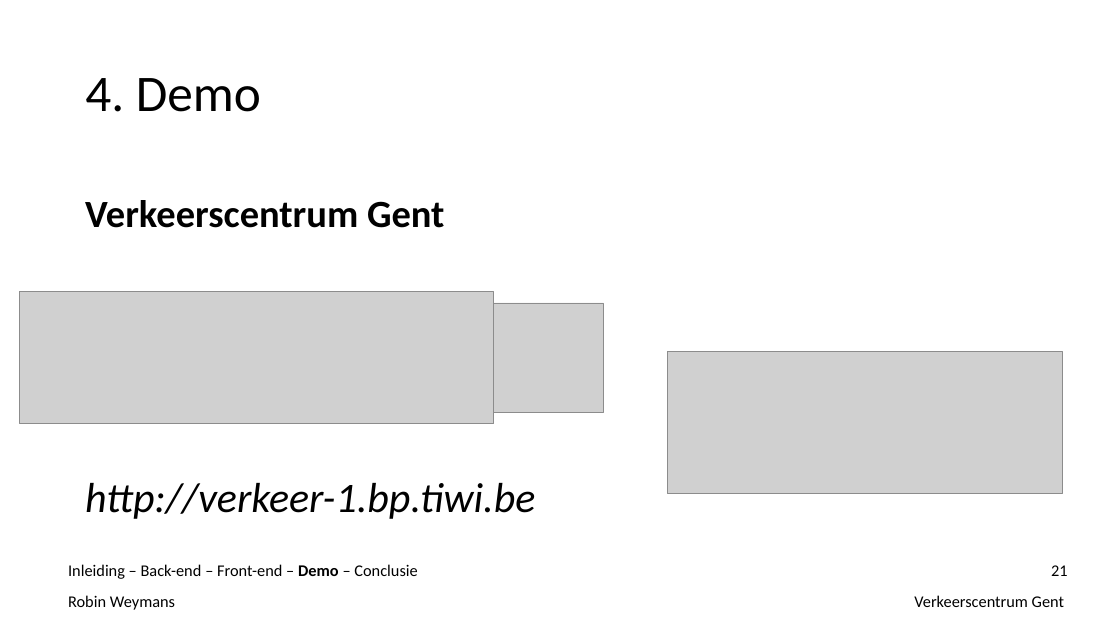
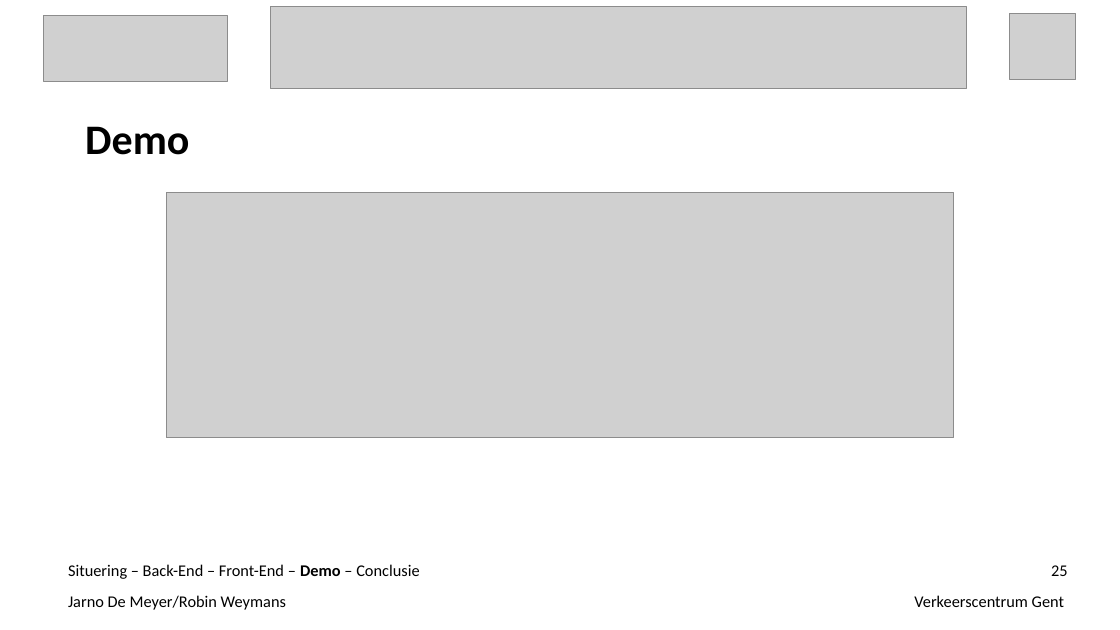
Before and after one commit to ghentlivinglab/Traffic-Travel-Time-Analyzer-1, a slide deck: slide 25 of Einddocumentatie/Presentatie.ppt (slide 21 before the commit). Drawn at 1120x630 pixels with LibreOffice and Linux fonts; fonts in the diff are those of the drawing; grey boxes stand for pictures. Boxes give left, top, right and bottom in pixels: in the first picture for what was removed or moved away, otherwise in the second. Text is boxed around its words. In the diff, an @@ line names an element or a change of style, - is before the commit and + after.

```diff
--- a/Einddocumentatie/Presentatie.ppt
+++ b/Einddocumentatie/Presentatie.ppt
@@ picture: place and size @@
-picture at [667, 351, 1062, 494]
+picture at [44, 16, 227, 82]
@@ picture: place and size @@
-picture at [19, 291, 494, 423]
+picture at [271, 6, 966, 88]
@@ picture added at [1009, 13, 1076, 80] @@
@@ title removed at [85, 78, 261, 112] @@
-4. Demo
@@ text added at [85, 126, 189, 155], 36 pt, text #000000, bold @@
+Demo
@@ text removed at [85, 200, 535, 519] @@
-Verkeerscentrum Gent
-http://verkeer-1.bp.tiwi.be
@@ picture: place and size @@
-picture at [494, 303, 604, 412]
+picture at [166, 192, 954, 438]
@@ text at [68, 564, 419, 579]: text changed @@
-Inleiding – Back-end – Front-end – Demo – Conclusie
+Situering – Back-End – Front-End – Demo – Conclusie
@@ page number at [1051, 565, 1068, 576]: text changed @@
-21
+25
@@ text at [68, 595, 286, 610]: text changed @@
-Robin Weymans
+Jarno De Meyer/Robin Weymans
```
Also in this commit, not shown: 20 other slides changed, 6 slides added, 1 slide removed, 1 other file.
